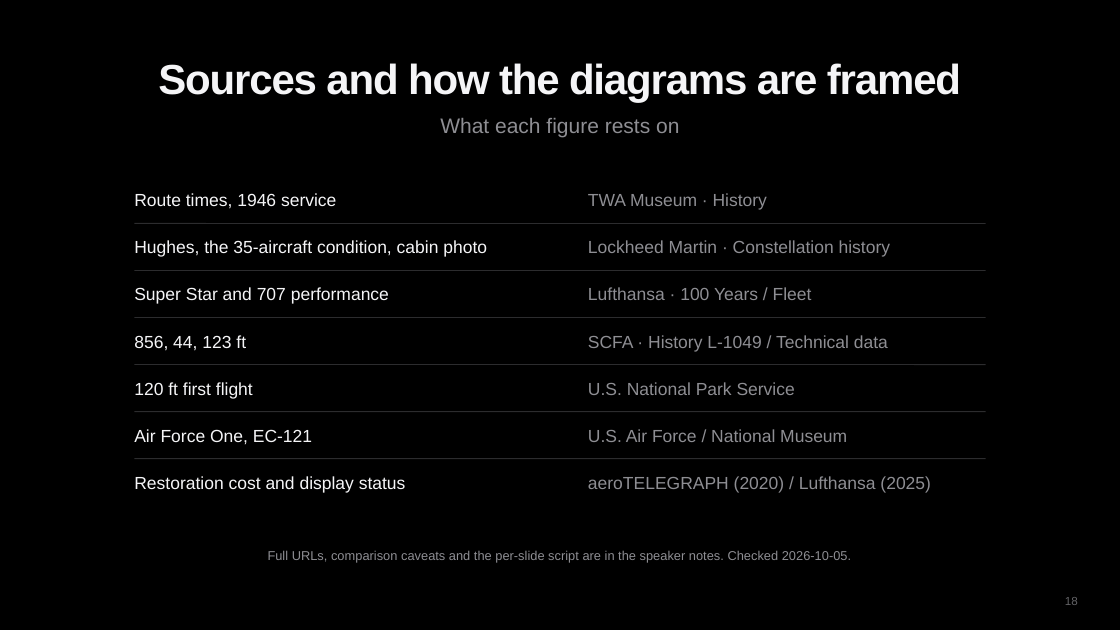
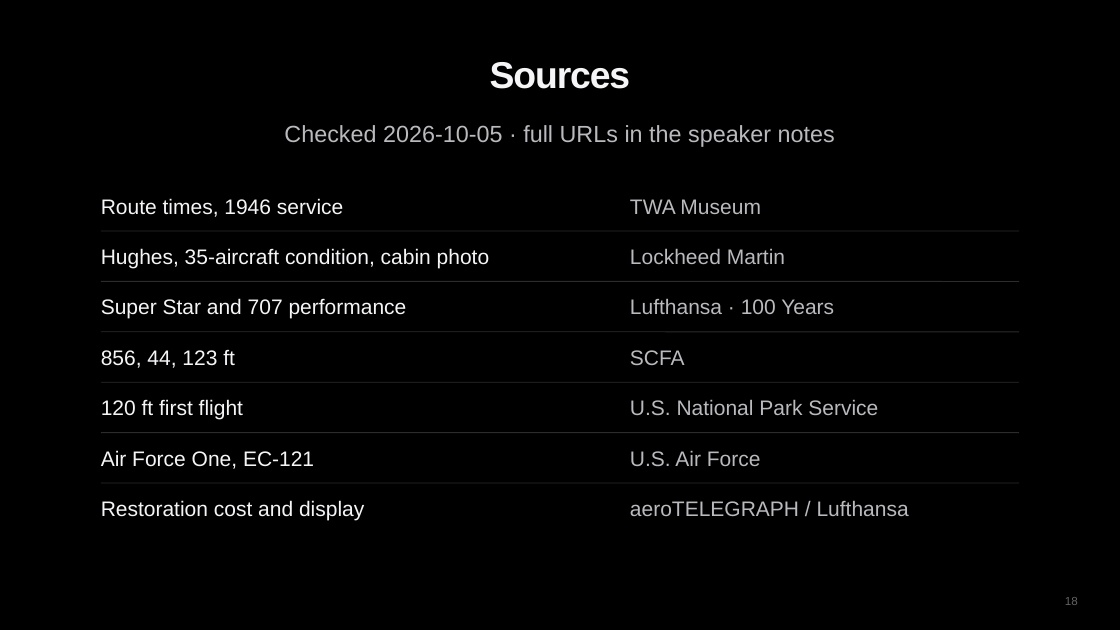
Before and after one commit to diuneilomochaufahai/claude, a slide deck: slide 18 of Constellation_Visual_Pitch_EN.pptx. Drawn at 1120x630 pixels with LibreOffice and Linux fonts; fonts in the diff are those of the drawing. Boxes give left, top, right and bottom in pixels: in the first picture for what was removed or moved away, otherwise in the second. Text is boxed around its words. In the diff, an @@ line names an element or a change of style, - is before the commit and + after.

```diff
--- a/Constellation_Visual_Pitch_EN.pptx
+++ b/Constellation_Visual_Pitch_EN.pptx
@@ title at <box>490,62,630,89</box>: text changed; size 36 to 32 pt @@
-Sources and how the diagrams are framed
+Sources
@@ text at <box>284,125,835,147</box>: text changed; size 18 to 20 pt; text colour #8E8E93 to #B9B9BE @@
-What each figure rests on
+Checked 2026-10-05 · full URLs in the speaker notes
@@ text "Route times, 1946 service": place and size @@
-text "Route times, 1946 service" at <box>134,193,336,209</box>
+text "Route times, 1946 service" at <box>101,198,343,217</box>
@@ text at <box>630,199,761,214</box>: text changed; size 15 to 18 pt; text colour #8E8E93 to #B9B9BE @@
-TWA Museum · History
+TWA Museum
@@ line moved from (134, 223) - (986, 223) to (101, 231) - (1019, 231) @@
@@ text at <box>101,248,490,269</box>: text changed; size 15 to 18 pt @@
-Hughes, the 35-aircraft condition, cabin photo
+Hughes, 35-aircraft condition, cabin photo
@@ text at <box>630,248,785,264</box>: text changed; size 15 to 18 pt; text colour #8E8E93 to #B9B9BE @@
-Lockheed Martin · Constellation history
+Lockheed Martin
@@ text "Super Star and 707 performance": place and size @@
-text "Super Star and 707 performance" at <box>134,287,389,304</box>
+text "Super Star and 707 performance" at <box>101,298,407,319</box>
@@ line moved from (134, 271) - (986, 271) to (101, 281) - (1019, 281) @@
@@ text at <box>630,298,834,314</box>: text changed; size 15 to 18 pt; text colour #8E8E93 to #B9B9BE @@
-Lufthansa · 100 Years / Fleet
+Lufthansa · 100 Years
@@ text "856, 44, 123 ft": place and size @@
-text "856, 44, 123 ft" at <box>134,335,246,351</box>
+text "856, 44, 123 ft" at <box>101,350,235,368</box>
@@ line moved from (134, 318) - (986, 318) to (101, 332) - (1019, 332) @@
@@ text at <box>630,350,685,365</box>: text changed; size 15 to 18 pt; text colour #8E8E93 to #B9B9BE @@
-SCFA · History L-1049 / Technical data
+SCFA
@@ text "120 ft first flight": place and size @@
-text "120 ft first flight" at <box>134,382,253,399</box>
+text "120 ft first flight" at <box>101,399,243,420</box>
@@ line moved from (134, 365) - (986, 365) to (101, 382) - (1019, 382) @@
@@ text "U.S. National Park Service": place and size @@
-text "U.S. National Park Service" at <box>588,382,795,395</box>
+text "U.S. National Park Service" at <box>630,399,878,415</box>
@@ text "U.S. National Park Service" at <box>630,399,878,415</box>: size 15 to 18 pt, text colour #8E8E93 to #B9B9BE @@
@@ size 15 to 18 pt in 5 elements at <box>101,198,343,217</box>, <box>101,298,407,319</box>, <box>101,350,235,368</box>, <box>101,399,243,420</box>, <box>101,450,314,469</box> @@
@@ text "Air Force One, EC-121": place and size @@
-text "Air Force One, EC-121" at <box>134,429,312,444</box>
+text "Air Force One, EC-121" at <box>101,450,314,469</box>
@@ line moved from (134, 412) - (986, 412) to (101, 433) - (1019, 433) @@
@@ text at <box>630,450,761,466</box>: text changed; size 15 to 18 pt; text colour #8E8E93 to #B9B9BE @@
-U.S. Air Force / National Museum
+U.S. Air Force
@@ text at <box>101,500,364,521</box>: text changed; size 15 to 18 pt @@
-Restoration cost and display status
+Restoration cost and display
@@ line moved from (134, 459) - (986, 459) to (101, 483) - (1019, 483) @@
@@ text at <box>630,500,909,516</box>: text changed; size 15 to 18 pt; text colour #8E8E93 to #B9B9BE @@
-aeroTELEGRAPH (2020) / Lufthansa (2025)
+aeroTELEGRAPH / Lufthansa
@@ text removed at <box>268,551,851,563</box> @@
-Full URLs, comparison caveats and the per-slide script are in the speaker notes. Checked 2026-10-05.
```
Also in this commit, not shown: 17 other slides changed, 1 other file.
